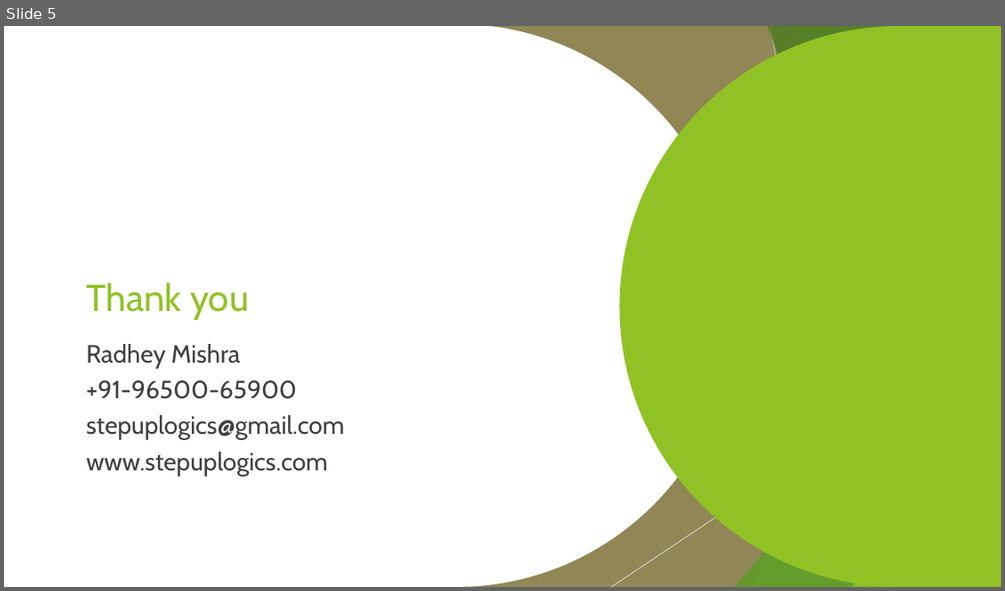
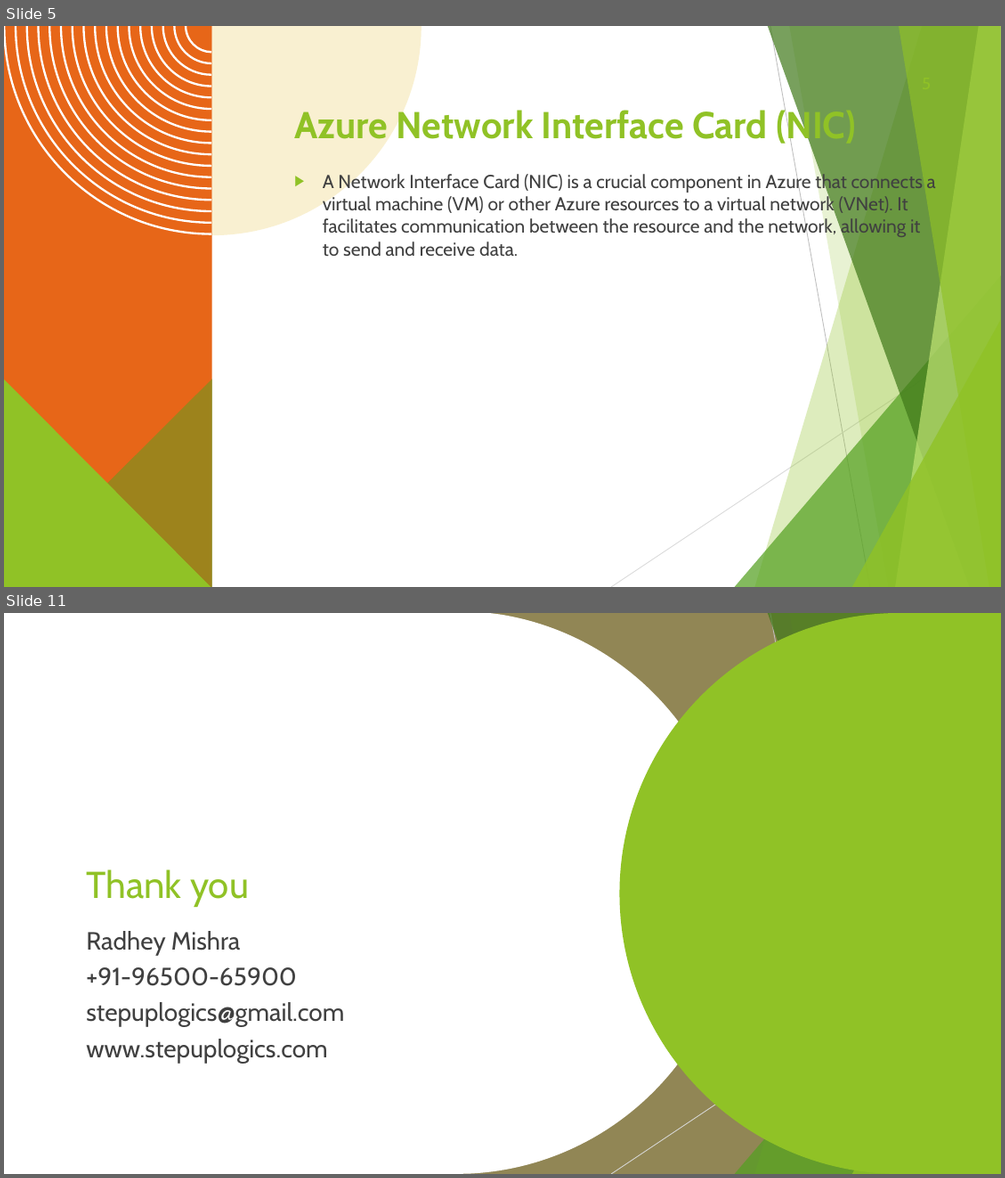
Before and after one commit to radhey24h/cloud-in-depth, a slide deck: azure-in-depth/Day-5-Azure-Networking/01-Azure-Networking.pptx. Shown one above the other, each under a label of ours: slide 5 before the commit, slides 5 and 11 after it; the slides between them are not shown. The pictures are 1005x591 and 1005x1178 pixels, drawn with LibreOffice and Linux fonts; fonts in the diff are those of the drawing; background and template pictures are left out. Boxes give left, top, right and bottom in pixels: in the first picture for what was removed or moved away, otherwise in the second. Text is boxed around its words. In the diff, an @@ line names an element or a change of style, - is before the commit and + after.

Commit message:
changes in Azure networking ppt

```diff
--- a/azure-in-depth/Day-5-Azure-Networking/01-Azure-Networking.pptx
+++ b/azure-in-depth/Day-5-Azure-Networking/01-Azure-Networking.pptx
@@ slide 5 added at [4,26,1001,587], background #FFFFFF; not listed: 10 template elements that a slide beside it also shows @@
@@ freeform shape added at [4,26,212,587], fill #E76618 @@
@@ freeform shape added at [4,26,212,234], fill #FFFFFF @@
@@ freeform shape added at [212,26,421,235], fill #F5E3A5 at 50% opacity @@
@@ title added at [294,107,856,147], 36 pt, text #90C226, bold @@
+Azure Network Interface Card (NIC)
@@ text added at [323,172,936,256], 18 pt, text #404040 @@
+▶ A Network Interface Card (NIC) is a crucial component in Azure that connects a virtual machine (VM) or other Azure resources to a virtual network (VNet). It facilitates communication between the resource and the network, allowing it to send and receive data.
@@ freeform shape added at [4,378,212,587], fill #54A021 at 50% opacity @@
@@ freeform shape added at [4,378,212,587], fill #90C226 @@
@@ what was slide 5 is now slide 11 @@
```
Also in this commit, not shown: 3 slides changed, 6 other slides added, 1 slide removed, 9 other files.
